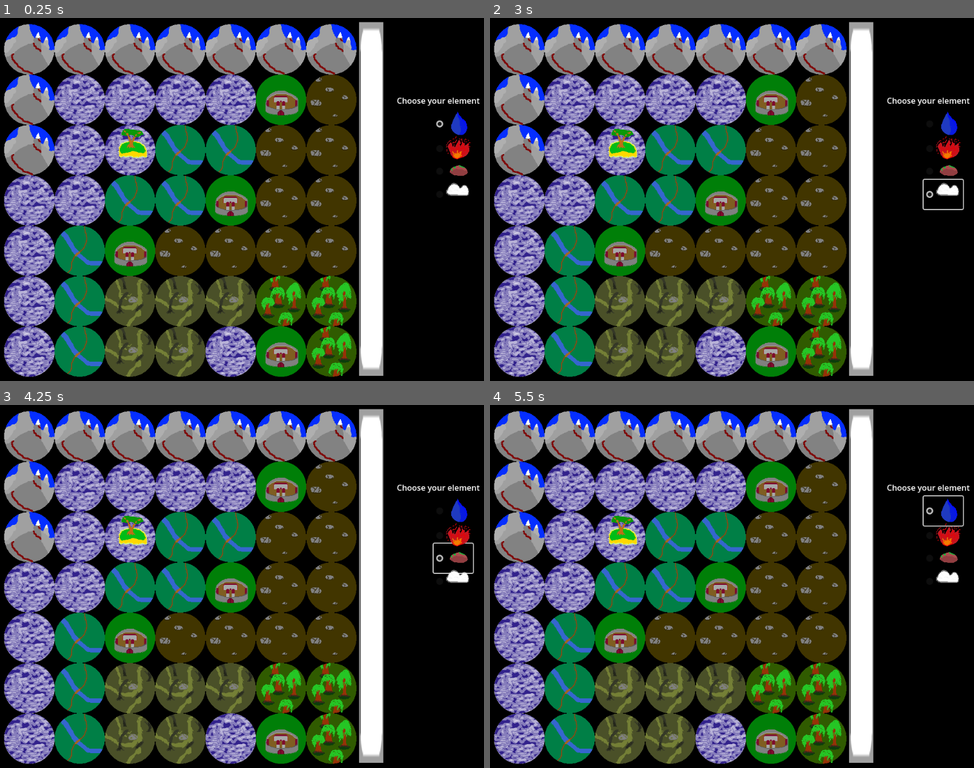
Above: before the commit, frames 1-4 (two rows, left to right).
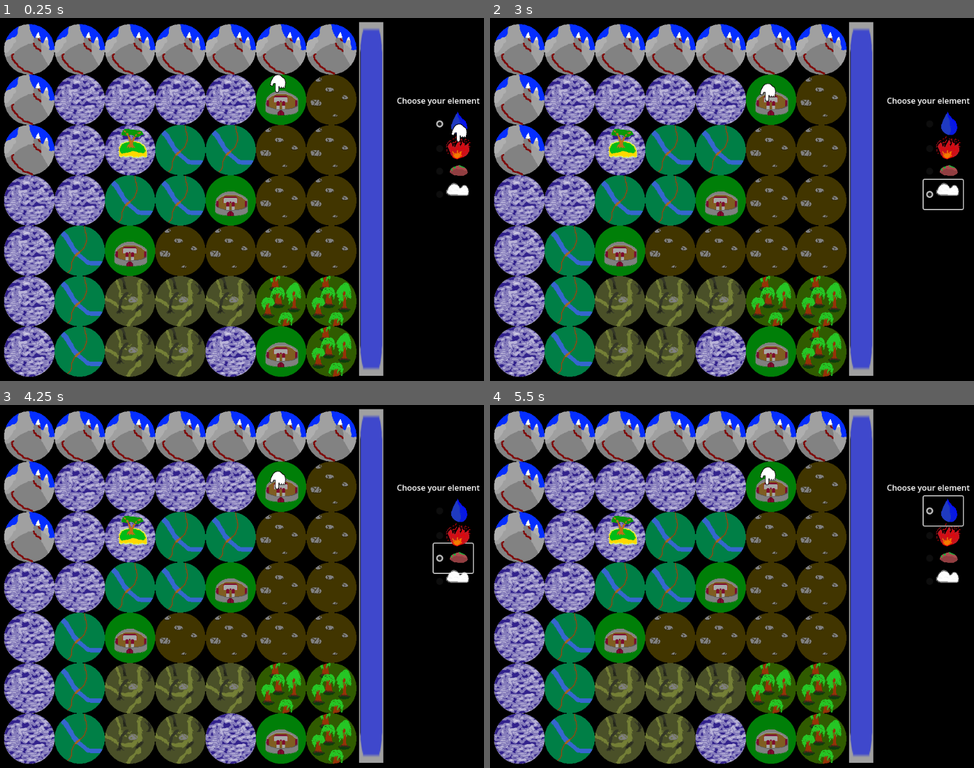
Above: after the commit, the same moments.

Repository: zac112/utu_gamejam25
Game: Godot game, scene res://TestScene.tscn
The game is run twice, just before and just after one commit, with the same random seed, the same clock (stepped at 60 frames per second) and the same inputs.
Inputs (mouse positions are in pixels of both pictures, inside the frame that each line leads up to):
- Up to frame 1 (0.25 s): no input
- Up to frame 2 (3 s): click (944, 170) at 0.5 s; click (944, 148) at 1.25 s; click (944, 123) at 2 s; click (944, 195) at 2.75 s
- Up to frame 3 (4.25 s): click (454, 557) at 3.5 s
- Up to frame 4 (5.5 s): click (944, 535) at 4.25 s; click (944, 510) at 5 s

The runs differ from the first frame. In frame 1, 4.5% of the frame differs, in the area x 55-97%, y 2-97%; in frame 2, 4.4%; in frame 3, 4.4%; in frame 4, 4.4%.

Commit message:
New player help

Diff:
--- a/TestScene.tscn
+++ b/TestScene.tscn
@@ -1,10 +1,20 @@
-[gd_scene load_steps=6 format=3 uid="uid://15775gee50nb"]
+[gd_scene load_steps=10 format=3 uid="uid://dudckr3yrl10b"]
 
 [ext_resource type="Texture2D" uid="uid://g1y70b81tueq" path="res://assets/blank.png" id="1_cguwc"]
 [ext_resource type="Script" uid="uid://c8km3ppepqkry" path="res://test_scene.gd" id="1_sreuk"]
 [ext_resource type="PackedScene" uid="uid://f3mrnpsj47tn" path="res://assets/ElementButtons/element_buttons.tscn" id="3_wicfy"]
-[ext_resource type="Texture2D" uid="uid://b0pmvfbxcckf0" path="res://assets/landscape_assests/island.png" id="4_go42g"]
+[ext_resource type="Texture2D" uid="uid://b5ou7bjveb57p" path="res://assets/blue.png" id="4_12c36"]
 [ext_resource type="Texture2D" uid="uid://d4cmj2lxk881f" path="res://assets/graphics/manaoverlay.png" id="5_sreuk"]
+[ext_resource type="Texture2D" uid="uid://c4t2xy4blmnxi" path="res://assets/graphics/finger.png" id="6_tq6uv"]
+[ext_resource type="Script" uid="uid://dtaf05kwajms2" path="res://assets/scripts/finger.gd" id="7_12c36"]
+
+[sub_resource type="Animation" id="Animation_b3dy1"]
+resource_name = "new_animation"
+
+[sub_resource type="AnimationLibrary" id="AnimationLibrary_rxm5d"]
+_data = {
+&"new_animation": SubResource("Animation_b3dy1")
+}
 
 [node name="Node2D" type="Node2D"]
 script = ExtResource("1_sreuk")
@@ -30,7 +40,7 @@
 value = 100.0
 fill_mode = 3
 texture_under = ExtResource("1_cguwc")
-texture_progress = ExtResource("4_go42g")
+texture_progress = ExtResource("4_12c36")
 
 [node name="Manaoverlay" type="Sprite2D" parent="TextureProgressBar"]
 position = Vector2(47.441, 49.7591)
@@ -38,3 +48,20 @@
 texture = ExtResource("5_sreuk")
 
 [node name="RadioactiveTimer" type="Timer" parent="."]
+
+[node name="Finger2" type="Sprite2D" parent="."]
+z_index = 1
+position = Vector2(456, -132)
+texture = ExtResource("6_tq6uv")
+script = ExtResource("7_12c36")
+
+[node name="Finger3" type="Sprite2D" parent="."]
+z_index = 1
+position = Vector2(96, -230)
+texture = ExtResource("6_tq6uv")
+script = ExtResource("7_12c36")
+
+[node name="AnimationPlayer" type="AnimationPlayer" parent="."]
+libraries = {
+&"": SubResource("AnimationLibrary_rxm5d")
+}
--- a/assets/scripts/element_buttons_controller.gd
+++ b/assets/scripts/element_buttons_controller.gd
@@ -31,6 +31,9 @@
 	Player.selectedElement = (element as GLOBALS.Element_type)
 	$AudioStreamPlayer2D.play()
 	print(Player.selectedElement)
+	var finger = $"../Finger2"
+	if finger:
+		finger.queue_free()
 
 func playSpellSound():
 	print(elements[Player.selectedElement].name+"/AudioStreamPlayer2D")
--- /dev/null
+++ b/assets/scripts/finger.gd
@@ -0,0 +1,25 @@
+extends Sprite2D
+
+var counter = 0
+
+func _ready() -> void:
+	startMove()
+
+func startMove():
+	var pos = 0
+	print("Started moving")
+	while true:
+		await get_tree().create_timer(0.1).timeout
+		position.y += sin(pos)
+		pos += 0.1
+
+var mouse_inside = false
+func _input(event: InputEvent) -> void:
+	if event is InputEventMouseButton and mouse_inside:
+		queue_free()
+
+func _on_area_2d_mouse_entered() -> void:
+	mouse_inside = true
+
+func _on_area_2d_mouse_exited() -> void:
+	mouse_inside = false
--- a/landscape.gd
+++ b/landscape.gd
@@ -1,4 +1,4 @@
-class_name Landscape extends Node2D
+extends Node2D
 
 signal spellOnLandscape
 signal spellCast
--- a/test_scene.gd
+++ b/test_scene.gd
@@ -116,3 +116,6 @@
 	$ElementButtons.playSpellSound()
 	var tween = get_tree().create_tween()
 	tween.tween_property($TextureProgressBar, "value", Player.mana, 1).from(Player.mana+1)
+	var finger = $Finger3
+	if finger:
+		finger.queue_free()
Binary file added: assets/blue.png
Not shown, added: assets/blue.png.import
Binary file added: assets/graphics/finger.png
Not shown, added: assets/graphics/finger.png.import
Not shown, added: assets/scripts/finger.gd.uid
